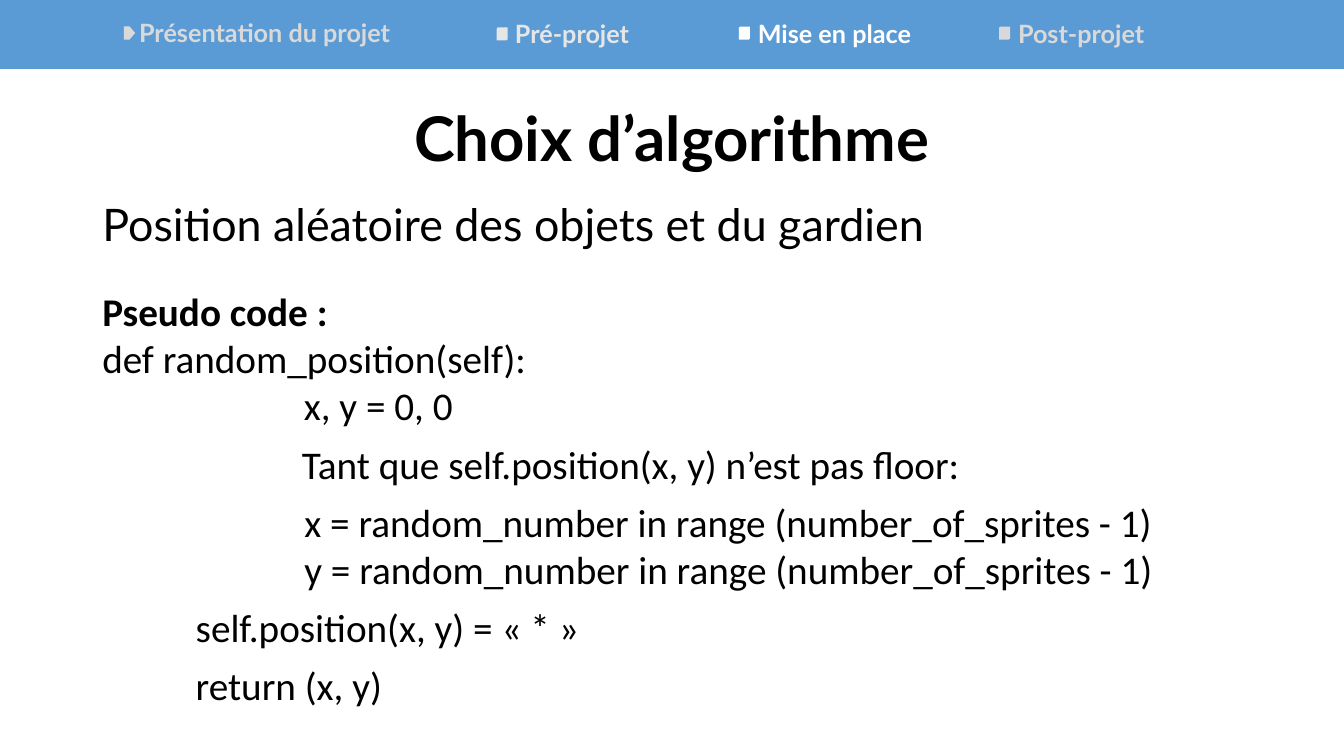
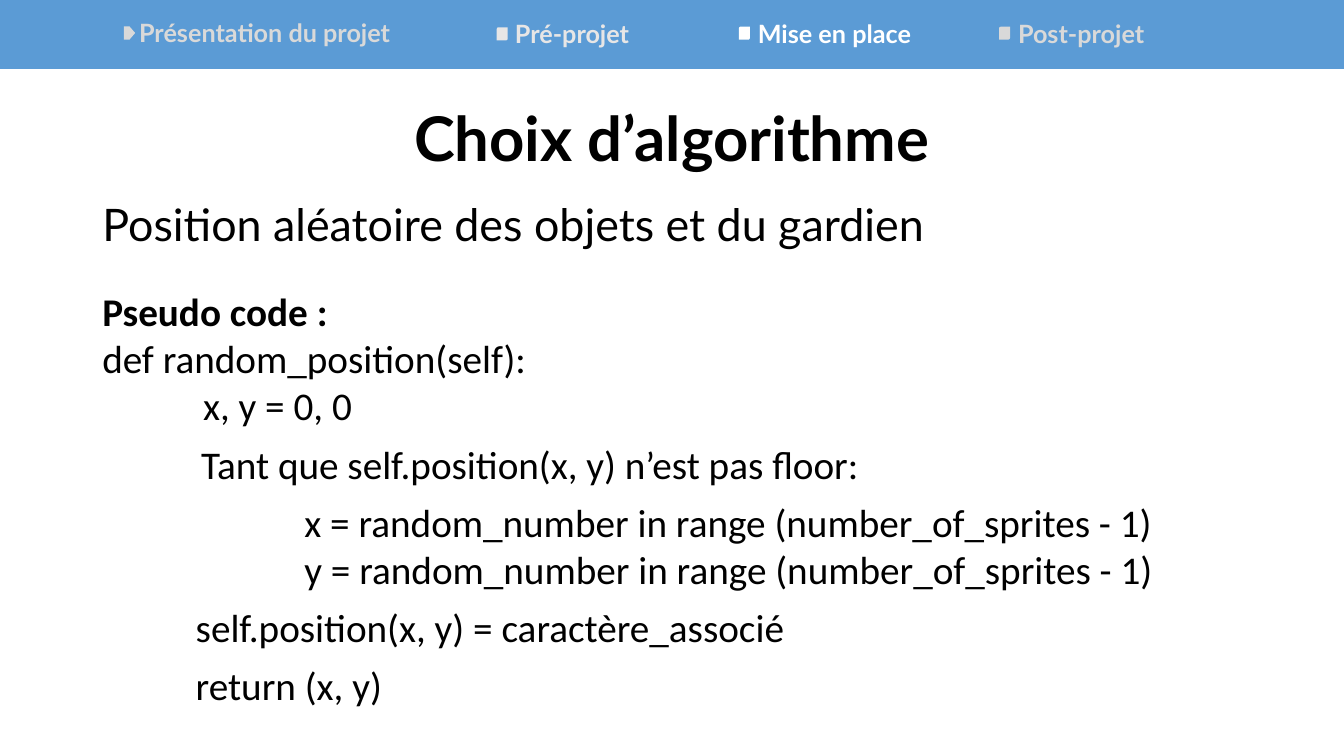
Before and after one commit to Synkied/OC_Projet-3, a slide deck: slide 13 of doc/Projet3_McGyver_Oral.pptx. Drawn at 1344x756 pixels with LibreOffice and Linux fonts; fonts in the diff are those of the drawing. Boxes give left, top, right and bottom in pixels: in the first picture for what was removed or moved away, otherwise in the second. Text is boxed around its words. In the diff, an @@ line names an element or a change of style, - is before the commit and + after.

```diff
--- a/doc/Projet3_McGyver_Oral.pptx
+++ b/doc/Projet3_McGyver_Oral.pptx
@@ text at bbox=[203, 394, 352, 427]: list level 5 to 1 in "x, y = 0, 0" @@
@@ text "Tant que self.position(x, y) n’est ...": place and size @@
-text "Tant que self.position(x, y) n’est ..." at bbox=[302, 450, 959, 486]
+text "Tant que self.position(x, y) n’est ..." at bbox=[201, 450, 858, 486]
@@ text at bbox=[196, 613, 784, 649]: text changed @@
-self.position(x, y) = « * »
+self.position(x, y) = caractère_associé
```
Also in this commit, not shown: 5 other slides changed, 3 other files.
